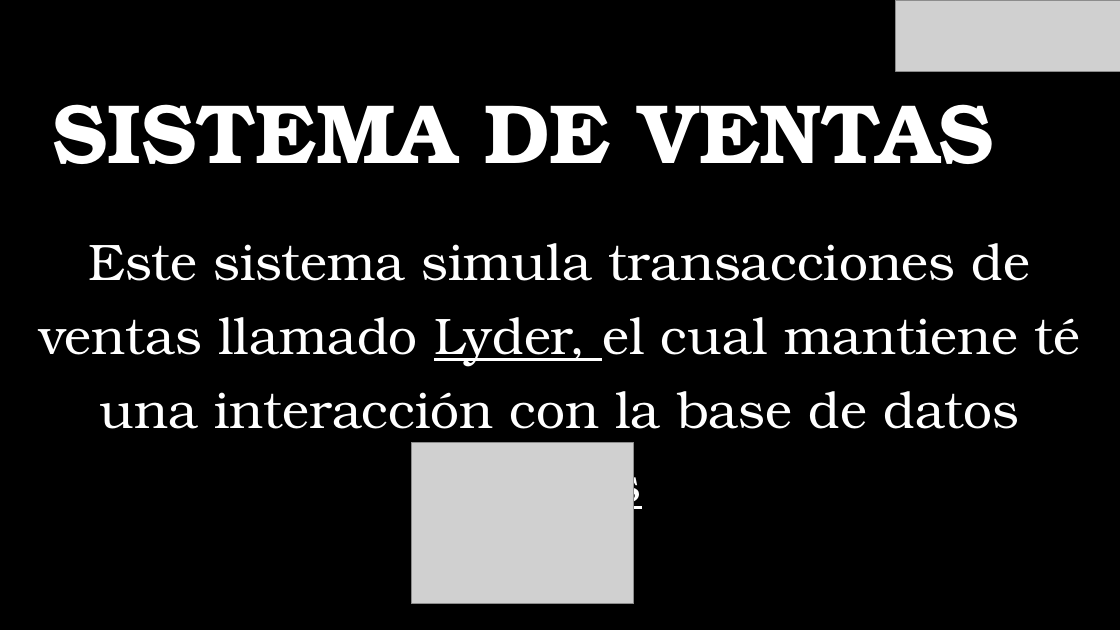
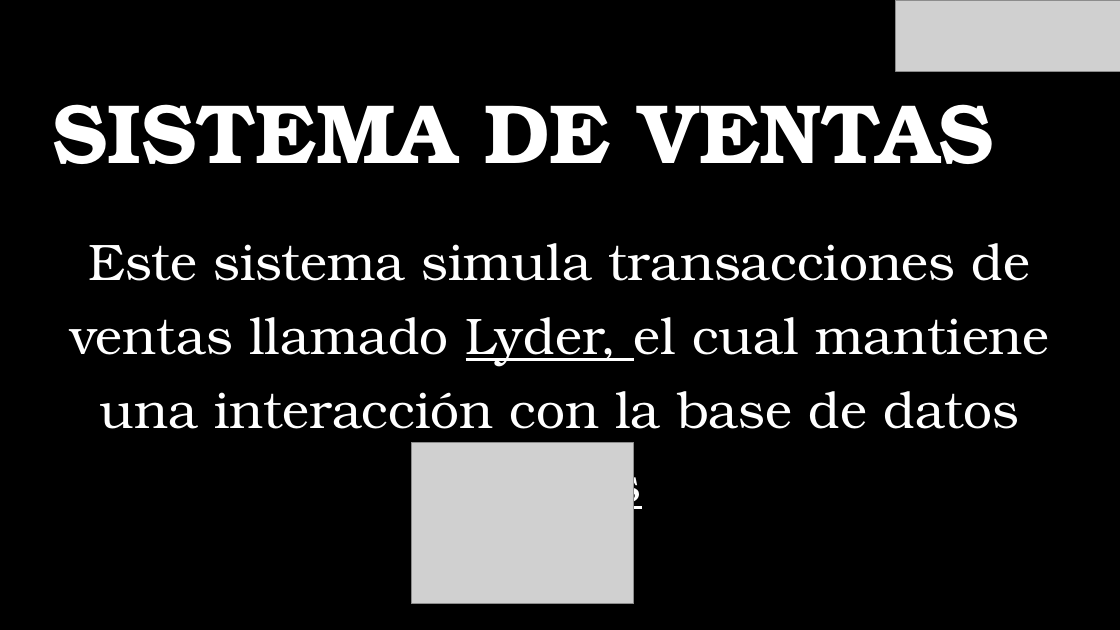
Before and after one commit to GusGusGusta/Duse-o_grafico_MD_GM, a slide deck: slide 2 of Computación Grafica.pptx. Drawn at 1120x630 pixels with LibreOffice and Linux fonts; fonts in the diff are those of the drawing; grey boxes stand for pictures; background and template pictures are left out. Boxes give left, top, right and bottom in pixels: in the first picture for what was removed or moved away, otherwise in the second. Text is boxed around its words. In the diff, an @@ line names an element or a change of style, - is before the commit and + after.

```diff
--- a/Computación Grafica.pptx
+++ b/Computación Grafica.pptx
@@ text at bbox=[70, 243, 1049, 515]: text changed @@
-Este sistema simula transacciones de ventas llamado Lyder, el cual mantiene té una interacción con la base de datos ventas
+Este sistema simula transacciones de ventas llamado Lyder, el cual mantiene una interacción con la base de datos ventas
```
Also in this commit, not shown: 1 other slide changed.
